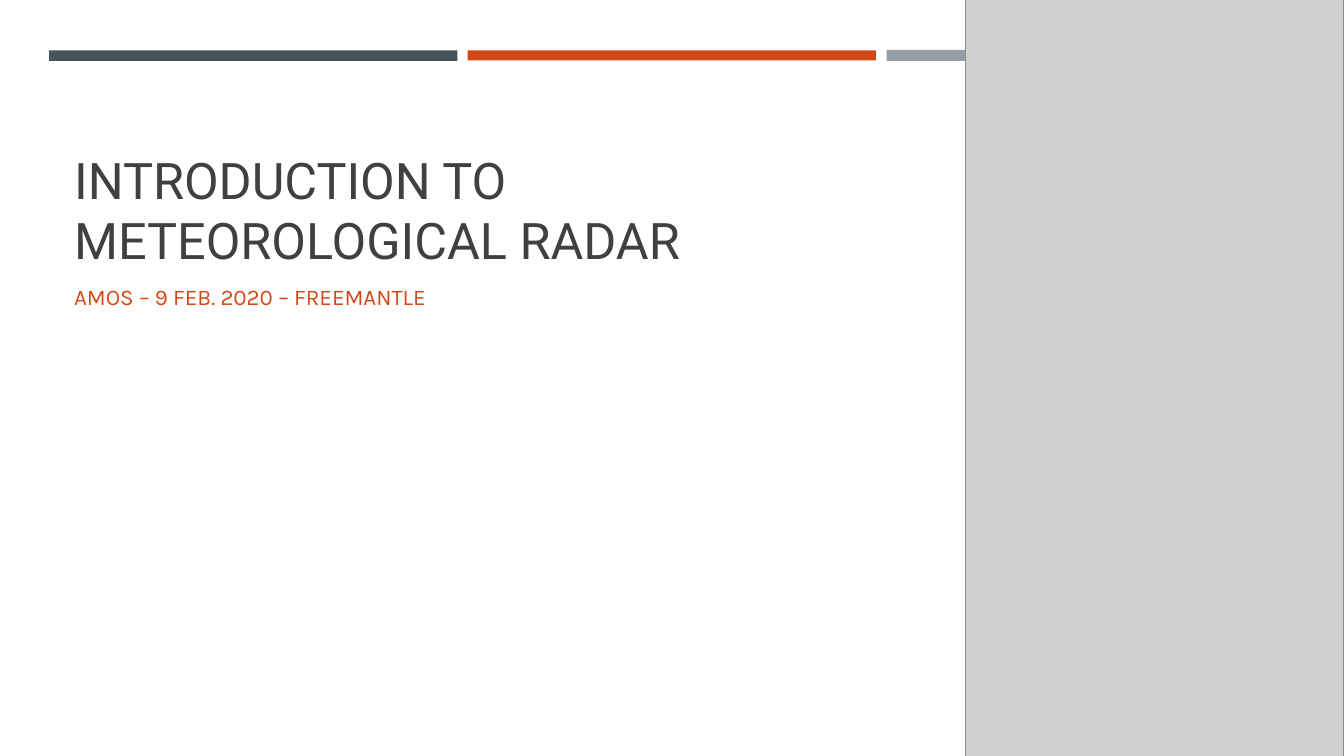
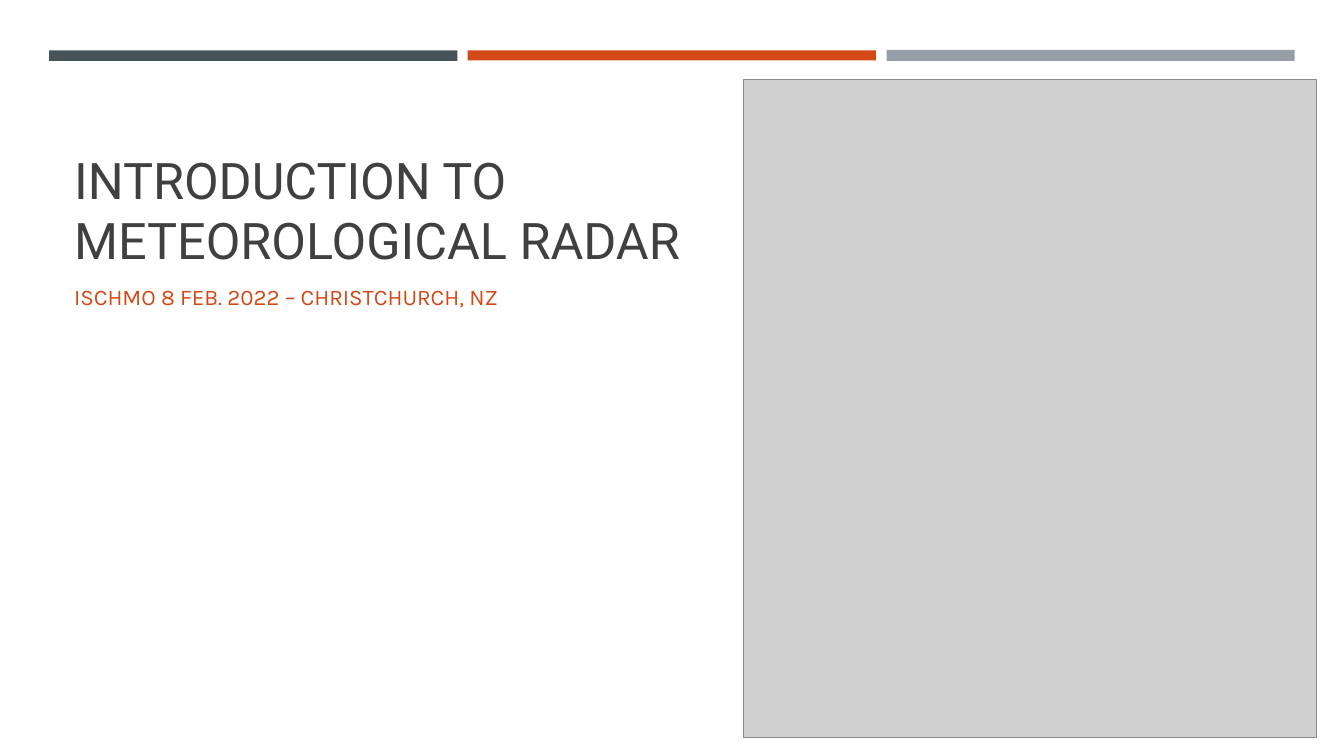
Before and after one commit to vlouf/ICSHMO_2022, a slide deck: slide 1 of 01 - Introduction/Part 1 - Radar general concepts.pptx. Drawn at 1344x756 pixels with LibreOffice and Linux fonts; fonts in the diff are those of the drawing; grey boxes stand for pictures. Boxes give left, top, right and bottom in pixels: in the first picture for what was removed or moved away, otherwise in the second. Text is boxed around its words. In the diff, an @@ line names an element or a change of style, - is before the commit and + after.

```diff
--- a/01 - Introduction/Part 1 - Radar general concepts.pptx
+++ b/01 - Introduction/Part 1 - Radar general concepts.pptx
@@ picture: place and size @@
-picture at box(966, 0, 1344, 756)
+picture at box(743, 80, 1317, 738)
@@ subtitle at box(74, 290, 497, 308): text changed @@
-AMOS – 9 FEB. 2020 – FREEMANTLE
+ISCHMO 8 FEB. 2022 – CHRISTCHURCH, NZ
```
Also in this commit, not shown: 2 other slides changed, 3 slides added, 3 other files.
